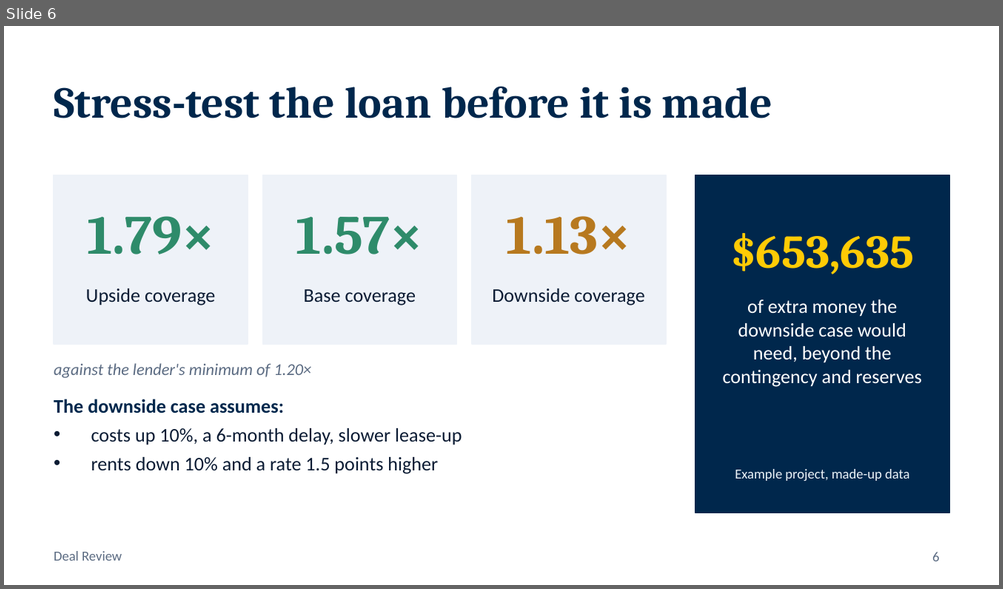
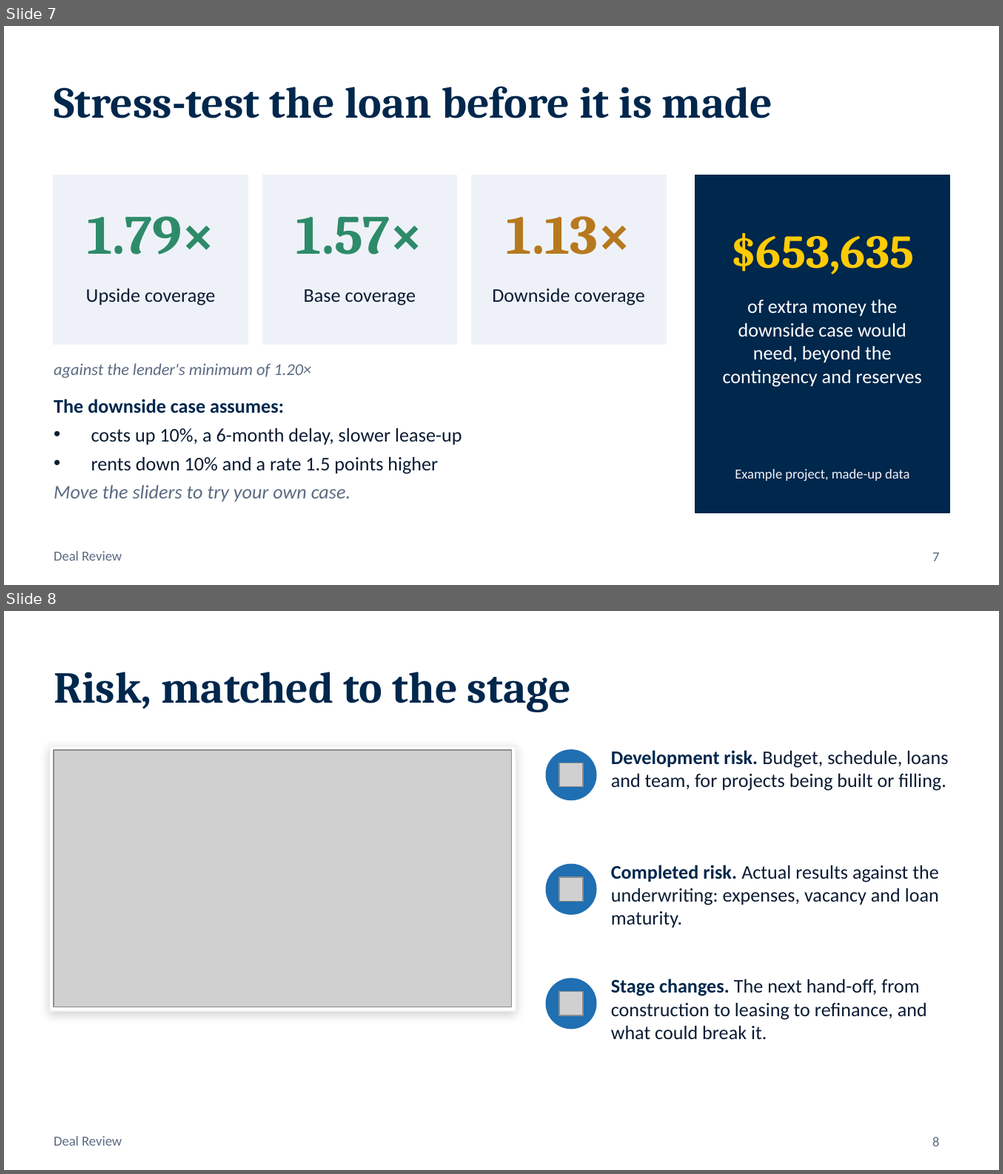
Before and after one commit to Ross-Business-Tech/Urge-Project-2, a slide deck: docs/Deal-Review-Presentation.pptx. Shown one above the other, each under a label of ours: slide 6 before the commit, slides 7 and 8 after it. The pictures are 1003x589 and 1003x1174 pixels, drawn with LibreOffice and Linux fonts; fonts in the diff are those of the drawing; grey boxes stand for pictures. Boxes give left, top, right and bottom in pixels: in the first picture for what was removed or moved away, otherwise in the second. Text is boxed around its words. In the diff, an @@ line names an element or a change of style, - is before the commit and + after.

```diff
--- a/docs/Deal-Review-Presentation.pptx
+++ b/docs/Deal-Review-Presentation.pptx
@@ slide 8 added at <box>4,611,999,1170</box>, background #FFFFFF; not listed: 1 template element that a slide beside it also shows @@
@@ title added at <box>54,672,571,712</box>, 32 pt, text #00274C, bold @@
+Risk, matched to the stage
@@ rectangle added at <box>50,746,515,1012</box>, fill #FFFFFF, outline #EEF2F8 1 pt @@
@@ picture added at <box>54,750,511,1008</box> @@
@@ ellipse added at <box>546,750,596,800</box>, fill #1F6FB2, outline #1F6FB2 1 pt @@
@@ picture added at <box>559,763,583,787</box> @@
@@ text added at <box>611,750,948,791</box>, 14 pt, text #0B1B33 @@
+Development risk. Budget, schedule, loans and team, for projects being built or filling.
@@ ellipse added at <box>546,865,596,914</box>, fill #1F6FB2, outline #1F6FB2 1 pt @@
@@ text added at <box>611,865,939,928</box>, 14 pt, text #0B1B33 @@
+Completed risk. Actual results against the underwriting: expenses, vacancy and loan maturity.
@@ picture added at <box>559,877,583,901</box> @@
@@ ellipse added at <box>546,979,596,1028</box>, fill #1F6FB2, outline #1F6FB2 1 pt @@
@@ text added at <box>611,979,927,1040</box>, 14 pt, text #0B1B33 @@
+Stage changes. The next hand-off, from construction to leasing to refinance, and what could break it.
@@ picture added at <box>559,992,583,1016</box> @@
@@ page number added at <box>932,1137,939,1147</box>, 10 pt, text #5B6B82 @@
+8
@@ what was slide 6 is now slide 7 @@
@@ slide 7 changed as well @@
@@ text at <box>54,486,350,502</box>: paragraph added @@
+Move the sliders to try your own case.
@@ page number at <box>932,553,939,562</box>: text changed @@
-6
+7
```
Also in this commit, not shown: 2 other slides changed, 4 other slides added, 5 slides removed, 1 other file.
